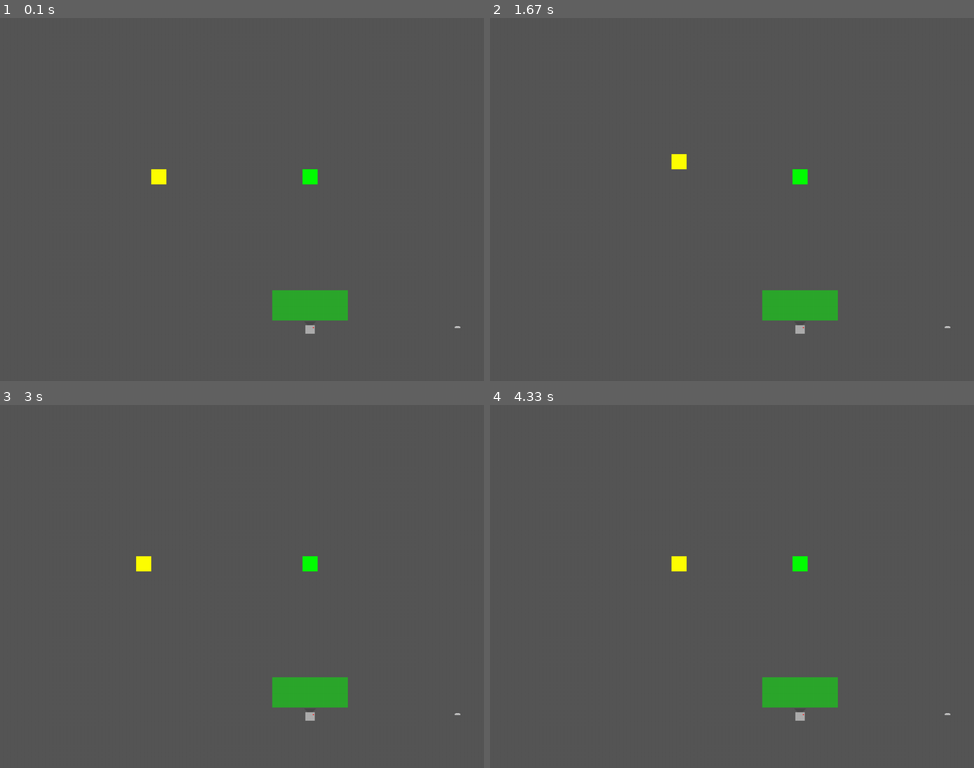
Above: before the commit, frames 1-4 (two rows, left to right).
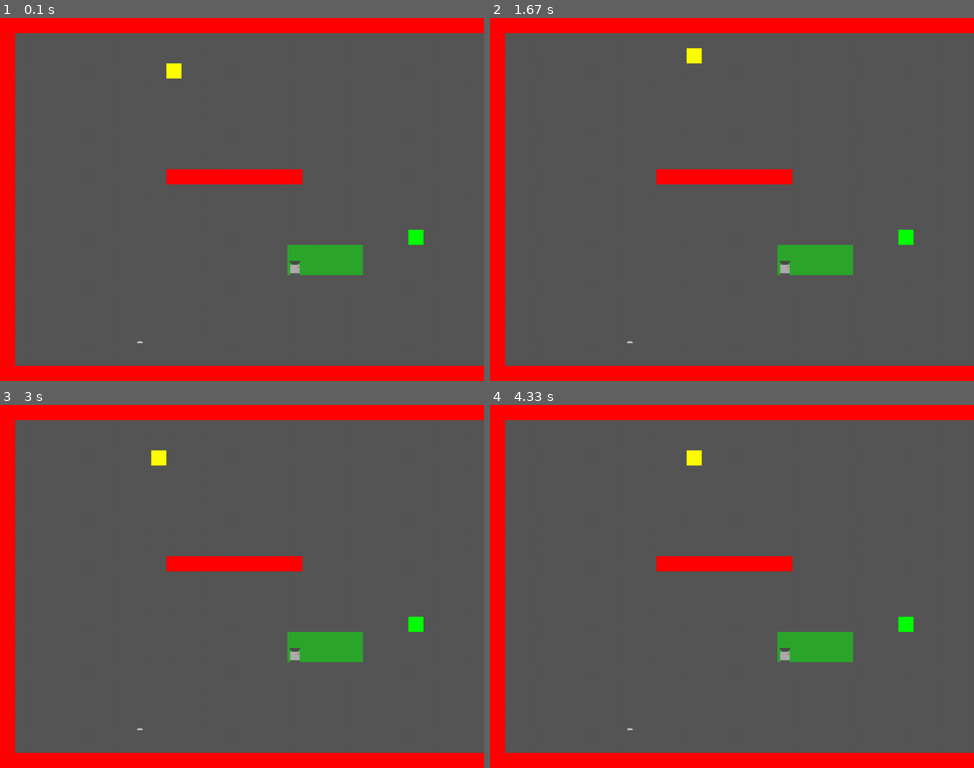
Above: after the commit, the same moments.

Repository: kikiloveyou-0/Rezilium
Game: pygame game, started from main.py
Same seed, same stepped clock (60 frames per second), same inputs: the game is played once before the commit and once after it.
Inputs:
- Up to frame 1 (0.1 s): no input
- Up to frame 2 (1.67 s): hold Right 0.33-0.8 s; hold Up 0.83-1.13 s; hold Right 1.17-1.63 s
- Up to frame 3 (3 s): hold Left 1.67-2.2 s; hold Down 2.23-2.53 s; hold Left 2.57-2.97 s
- Up to frame 4 (4.33 s): hold Up 3-3.37 s; hold Right 3.4-4.03 s; hold Down from 4.07 s (still down)

The runs differ from the first frame. In frame 1, 16% of the frame differs, in the area x 0-100%, y 0-100%; in frame 2, 16%; in frame 3, 16%; in frame 4, 15%.

Commit message:
Ajouts de la map et des clés

Diff:
--- /dev/null
+++ b/level1.txt
@@ -0,0 +1,24 @@
+wwwwwwwwwwwwwwwwwwwwwwwwwwwwwwwww
+w...............................w
+w...............................w
+w..........p....................w
+w...............................w
+w...............................w
+w...............................w
+w...............................w
+w...............................w
+w...............................w
+w..........wwwwwwwww............w
+w...............................w
+w...............................w
+w...............................w
+w..........................k....w
+w..................v............w
+w..................c............w
+w...............................w
+w...............................w
+w...............................w
+w...............................w
+w........d......................w
+w...............................w
+wwwwwwwwwwwwwwwwwwwwwwwwwwwwwwwww
--- a/main.py
+++ b/main.py
@@ -2,7 +2,7 @@
 import sys
 from settings import *
 from sprites import *
-import os
+from os import path
 
 class Game:
     def __init__(self):
@@ -11,21 +11,43 @@
         pygame.display.set_caption(TITLE)
         self.clock = pygame.time.Clock()
         pygame.key.set_repeat(500, 100)
-        self.load_data()
+        self.loadData()
         self.keyFound = False
 
-    def load_data(self):
-        pass
+    def loadData(self):
+        gameFolder = path.dirname(__file__)
+        self.mapData = []
+        with open(path.join(gameFolder,'level1.txt'), 'rt') as f:
+            for line in f:
+                self.mapData.append(line)
 
     def new(self):
         #Initialise toutes les variables et commence une nouvelle instance du jeu
         self.allSprites = pygame.sprite.Group()
         self.walls = pygame.sprite.Group()
-        self.player = Player(self, 10, 10)
-        self.door = Door(self, 30, 20)
-        self.key = Key(self,20,10)
-        self.camera = Camera(self, 20, 20, "up")
-        self.view = View(self, 18, 18)
+        self.keyGroup = pygame.sprite.Group()
+        #enumerate = return la valeur de la liste ET son index.
+        for row, tiles in enumerate(self.mapData):
+            for colone, tile in enumerate(tiles):
+                if tile == 'w':
+                    self.wall = Wall(self,colone, row)
+
+                if tile == 'c':
+                    self.camera = Camera(self, colone, row, "up")
+
+                if tile == 'k':
+                    self.key = Key(self,colone,row)
+
+                if tile == 'v':
+                    self.view = View(self, colone, row)
+
+                if tile == 'd':
+                    self.door = Door(self, colone, row)
+
+                if tile == 'p':
+                    self.player = Player(self, colone, row)
+
+
 
     def run(self):
         self.playing = True
@@ -37,6 +59,7 @@
             self.draw()
             self.keySystem()
             self.detection()
+
 
     def quit(self):
         pygame.quit()
@@ -79,13 +102,13 @@
             print("True")
 
         if self.keyFound == True:
-            pass
+            pygame.sprite.spritecollide(self.player, self.keyGroup, True)
 
     def detection(self):
         if self.view.x <= self.player.x < self.view.x1 and self.view.y <= self.player.y < self.view.y1:
             print("detecté")
             self.view.image.fill(RED)
-            self.camera.image = pygame.image.load('sprites\camera\camera_detecté\camera_up.png').convert_alpha()
+            self.camera.image = pygame.image.load('sprites/camera/camera_detecté/camera_right.png').convert_alpha()
         pass
 
 game = Game()
--- a/sprites.py
+++ b/sprites.py
@@ -4,6 +4,7 @@
 
 class Player(pygame.sprite.Sprite):
     def __init__(self, game, x, y):
+        self.game = game
         self.groups = game.allSprites
         pygame.sprite.Sprite.__init__(self, self.groups)
         self.image = pygame.Surface((TILESIZE, TILESIZE))
@@ -13,15 +14,24 @@
         self.y = y
 
     def move(self, directionX=0, directionY=0):
-        self.x += directionX
-        self.y += directionY
+        if not self.collide(directionX, directionY):
+            self.x += directionX
+            self.y += directionY
 
     def update(self):
         self.rect.x = self.x * TILESIZE
         self.rect.y = self.y * TILESIZE
 
+    def collide(self, directionX=0, directionY=0):
+        for wall in self.game.walls:
+            if wall.x == self.x + directionX and wall.y == self.y + directionY:
+                return True
+        return False
+
+
 class Door(pygame.sprite.Sprite):
     def __init__(self,game, x, y):
+        self.game = game
         self.groups = game.allSprites
         pygame.sprite.Sprite.__init__(self, self.groups)
         self.image = pygame.image.load('sprites/porte/porte_down.png')
@@ -35,7 +45,8 @@
 
 class Key(pygame.sprite.Sprite):
     def __init__(self,game, x, y):
-        self.groups = game.allSprites
+        self.groups = game.allSprites, game.keyGroup
+        self.game = game
         pygame.sprite.Sprite.__init__(self, self.groups)
         self.image = pygame.Surface((TILESIZE, TILESIZE))
         self.image.fill(GREEN)
@@ -51,6 +62,7 @@
     def __init__(self, game, x, y, facing):
         # le sprite de la caméra ne s'affiche pas car je n'arrive pas à créer et faire co-exister plusieurs sprites
         self.groups = game.allSprites
+        self.game = game
         pygame.sprite.Sprite.__init__(self, self.groups)
         self.facing = facing
         if self.facing == "up":
@@ -66,6 +78,7 @@
 
 class View(pygame.sprite.Sprite):
     def __init__(self, game, x, y):
+        self.game = game
         self.groups = game.allSprites
         pygame.sprite.Sprite.__init__(self, self.groups)
         self.image = pygame.Surface((TILESIZE*5, TILESIZE*2))
@@ -80,3 +93,17 @@
     def update(self):
         self.rect.x = self.x * TILESIZE
         self.rect.y = self.y * TILESIZE
+
+class Wall(pygame.sprite.Sprite):
+    def __init__(self, game, x, y):
+        self.game = game
+        self.groups = game.allSprites, game.walls
+        pygame.sprite.Sprite.__init__(self, self.groups)
+        self.game = game
+        self.image = pygame.Surface((TILESIZE, TILESIZE))
+        self.image.fill(RED)
+        self.rect = self.image.get_rect()
+        self.x = x
+        self.y = y
+        self.rect.x = x * TILESIZE
+        self.rect.y = y * TILESIZE
